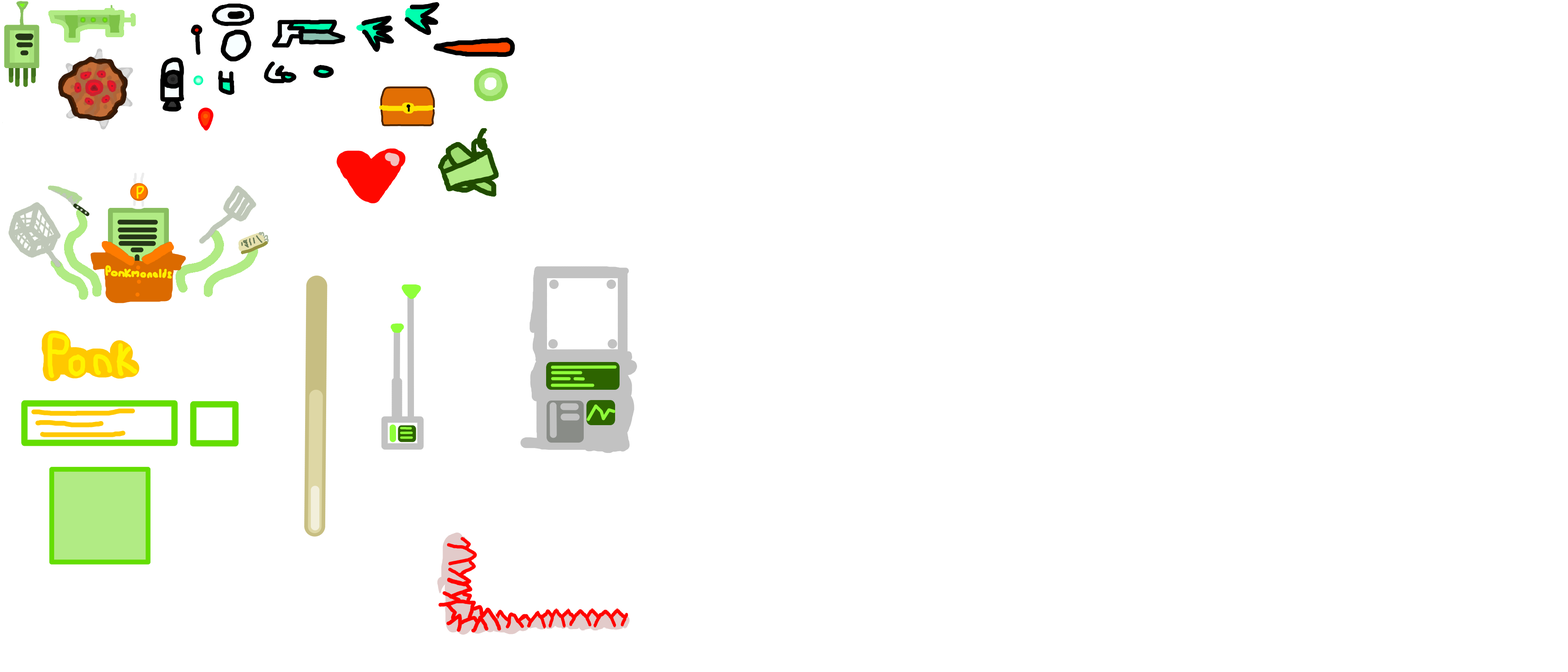
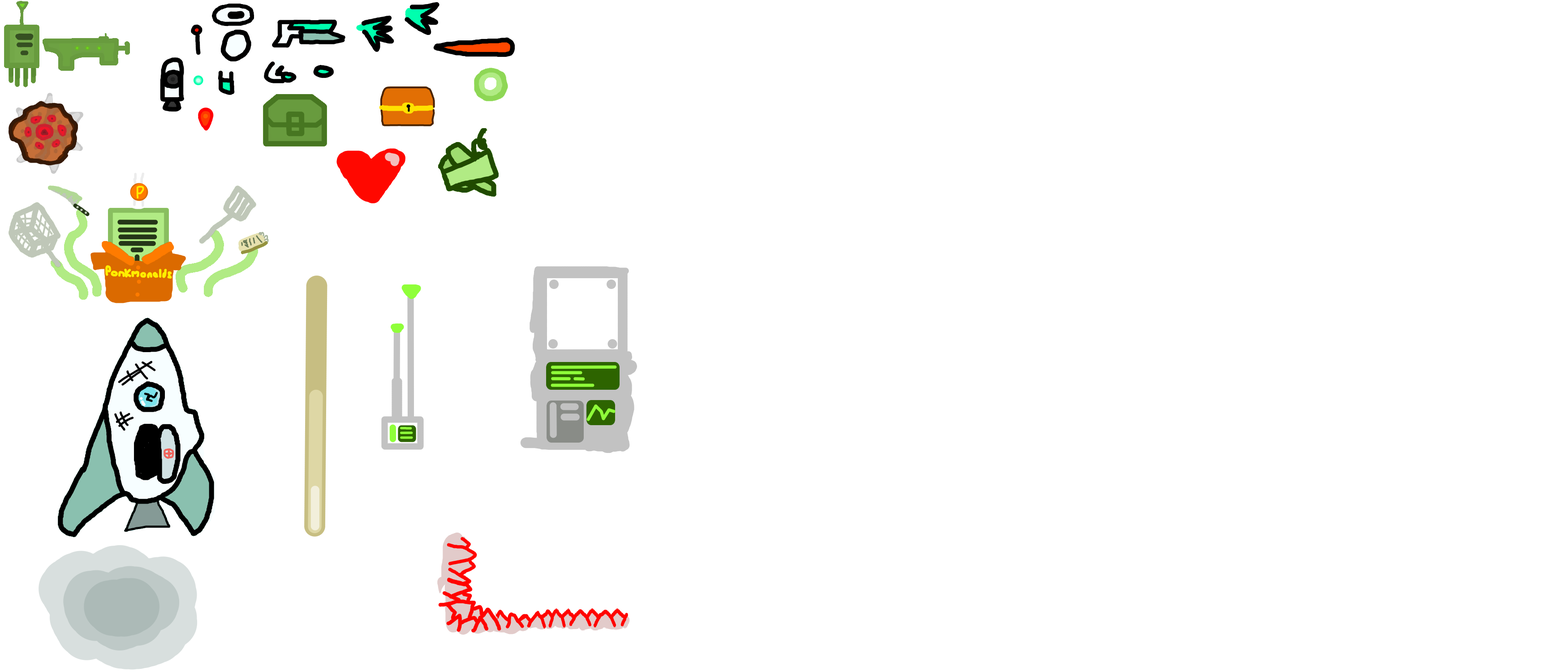
Layered file, before and after one edit (1568 x 672). Changes by layer:
moved "Layer 4" above "Layer 5", painted on it over (4, 0, 328, 670)
removed layer "Layer 4" (2nd of 2) over (143, 94, 328, 669)
painted on "Layer 5" over (4, 0, 328, 670)
removed layer "Layer 1" over (4, 0, 328, 670)
